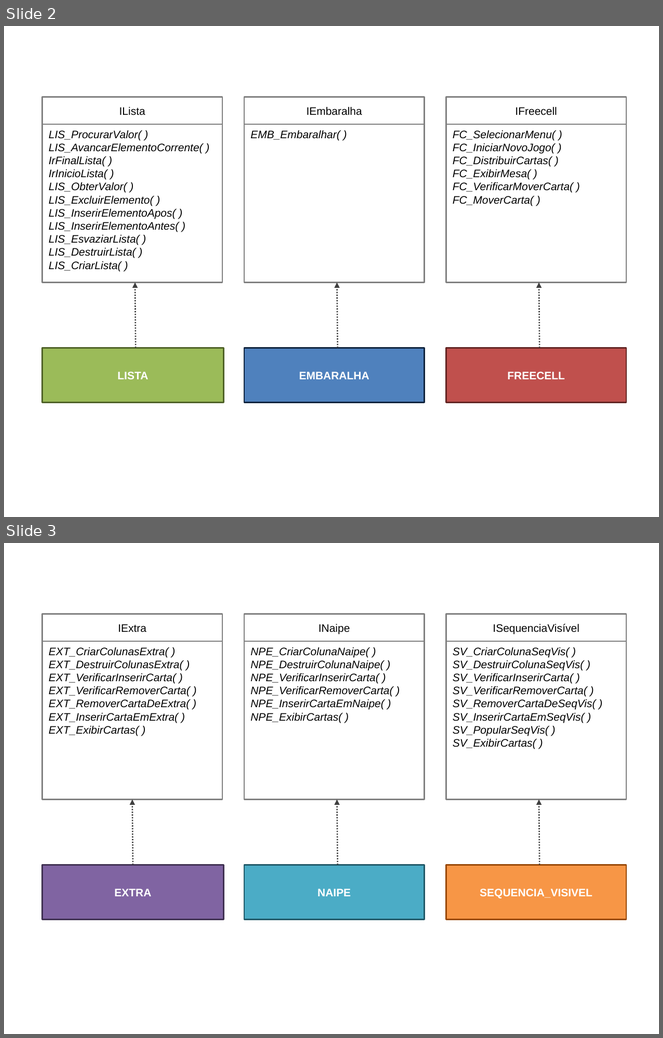
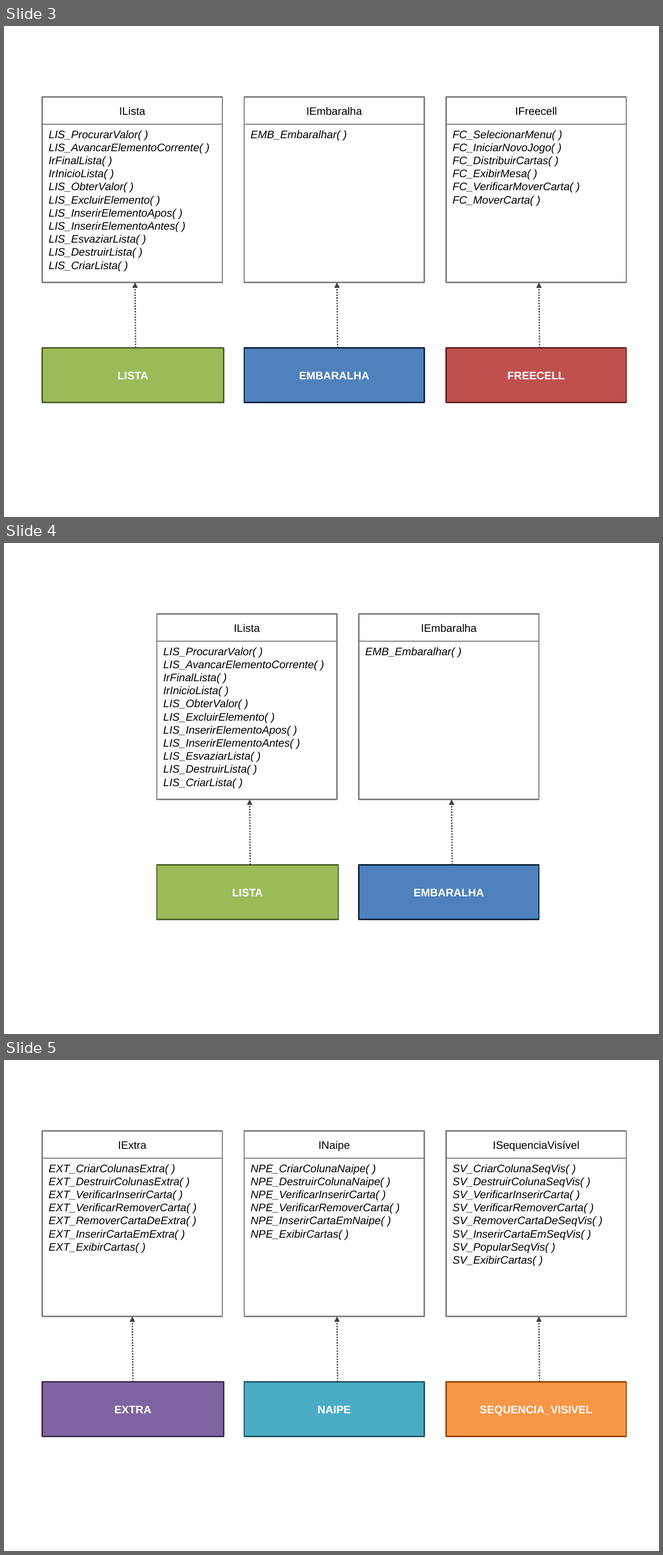
Before and after one commit to gbarros/modular.programming.work, a slide deck: Documentos/modelagem_v2.pptx. Shown one above the other, each under a label of ours: slides 2 and 3 before the commit, slides 3, 4 and 5 after it. The pictures are 663x1038 and 663x1555 pixels, drawn with LibreOffice and Linux fonts; fonts in the diff are those of the drawing. Boxes give left, top, right and bottom in pixels: in the first picture for what was removed or moved away, otherwise in the second. Text is boxed around its words. In the diff, an @@ line names an element or a change of style, - is before the commit and + after.

```diff
--- a/Documentos/modelagem_v2.pptx
+++ b/Documentos/modelagem_v2.pptx
@@ slide 4 added at [4,543,659,1034], background #FFFFFF @@
@@ rectangle added at [157,614,337,641], fill #FFFFFF, outline #808080 1.5 pt, 12 pt, text #000000 @@
+ILista
@@ rectangle added at [359,614,539,641], fill #FFFFFF, outline #808080 1.5 pt, 12 pt, text #000000 @@
+IEmbaralha
@@ rectangle added at [157,641,337,800], fill #FFFFFF, outline #808080 1.5 pt, 12 pt, text #000000, italic @@
+LIS_ProcurarValor( )
+LIS_AvancarElementoCorrente( )
+IrFinalLista( )
+IrInicioLista( )
+LIS_ObterValor( )
+LIS_ExcluirElemento( )
+LIS_InserirElementoApos( )
+LIS_InserirElementoAntes( )
+LIS_EsvaziarLista( )
+LIS_DestruirLista( )
+LIS_CriarLista( )
@@ rectangle added at [359,641,539,800], fill #FFFFFF, outline #808080 1.5 pt, 12 pt, text #000000, italic @@
+EMB_Embaralhar( )
@@ arrow added from (250, 865) to (249, 800), #404040 1.5 pt dashed @@
@@ arrow added from (452, 865) to (452, 800), #404040 1.5 pt dashed @@
@@ rectangle added at [157,865,338,919], fill #9BBB59, outline #4F6228 1.5 pt, 12 pt, text #FFFFFF, bold @@
+LISTA
@@ rectangle added at [359,865,539,919], fill #4F81BD, outline #0F243E 1.5 pt, 12 pt, text #FFFFFF, bold @@
+EMBARALHA
@@ what was slide 2 is now slide 3 @@
@@ what was slide 3 is now slide 5 @@
```
Also in this commit, not shown: 2 slides changed, 5 other slides added, 3 other files.
